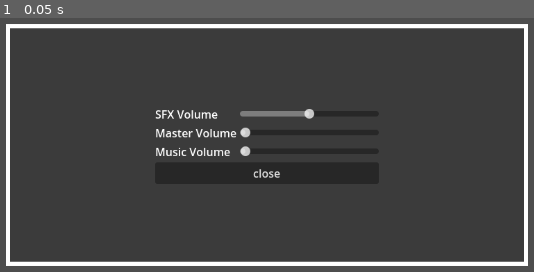
Above: before the commit, frame 1.
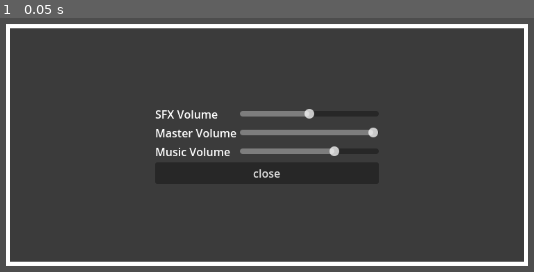
Above: after the commit, the same moment.

Repository: markusweiss/godot-template
Game: Godot game, scene res://features/UI/setting_menu/assets_menu.tscn
The game is run twice, just before and just after one commit, with the same random seed, the same clock (stepped at 60 frames per second) and the same inputs. The project has no main scene, so this scene is started directly.
Inputs:
- Up to frame 1 (0.05 s): no input

The runs differ from the first frame. In frame 1, 1.0% of the frame differs, in the area x 44-71%, y 42-55%.

Commit message:
add Master Slider control

Diff:
--- a/features/UI/main_menu/main_menu.tscn
+++ b/features/UI/main_menu/main_menu.tscn
@@ -17,6 +17,7 @@
 
 [node name="AudioMenuLoop" type="AudioStreamPlayer2D" parent="."]
 stream = ExtResource("2_wspj3")
+volume_db = -6.0
 script = ExtResource("3_bto56")
 
 [node name="Control" type="Control" parent="."]
--- /dev/null
+++ b/features/UI/setting_menu/MasterSlider.gd
@@ -0,0 +1,19 @@
+extends HSlider
+
+@export var bus_name: String
+
+var bus_index: int
+
+func _ready():
+	bus_index = AudioServer.get_bus_index(bus_name)
+	value_changed.connect(_on_value_changed)
+
+	value = db_to_linear(
+		AudioServer.get_bus_volume_db(bus_index)
+	)
+
+func _on_value_changed(new_value: float):
+	AudioServer.set_bus_volume_db(
+		bus_index,
+		linear_to_db(new_value)
+	)
--- a/features/UI/setting_menu/assets_menu.tscn
+++ b/features/UI/setting_menu/assets_menu.tscn
@@ -1,6 +1,7 @@
-[gd_scene load_steps=3 format=3 uid="uid://bvycnsdktcca1"]
+[gd_scene load_steps=4 format=3 uid="uid://bvycnsdktcca1"]
 
 [ext_resource type="Script" path="res://features/UI/setting_menu/assets_menu.gd" id="1_1v5d6"]
+[ext_resource type="Script" path="res://features/UI/setting_menu/MasterSlider.gd" id="2_5d2m7"]
 
 [sub_resource type="StyleBoxFlat" id="StyleBoxFlat_i2w7a"]
 bg_color = Color(0.231373, 0.231373, 0.231373, 1)
@@ -70,6 +71,11 @@
 layout_mode = 2
 size_flags_horizontal = 3
 size_flags_vertical = 4
+max_value = 1.0
+step = 0.01
+value = 1.0
+script = ExtResource("2_5d2m7")
+bus_name = "Master"
 
 [node name="MusicVoume" type="Label" parent="MarginContainer/Panel/VBoxContainer/GridContainer"]
 layout_mode = 2
@@ -79,6 +85,7 @@
 layout_mode = 2
 size_flags_horizontal = 3
 size_flags_vertical = 4
+value = 70.0
 
 [node name="Button" type="Button" parent="MarginContainer/Panel/VBoxContainer"]
 layout_mode = 2
